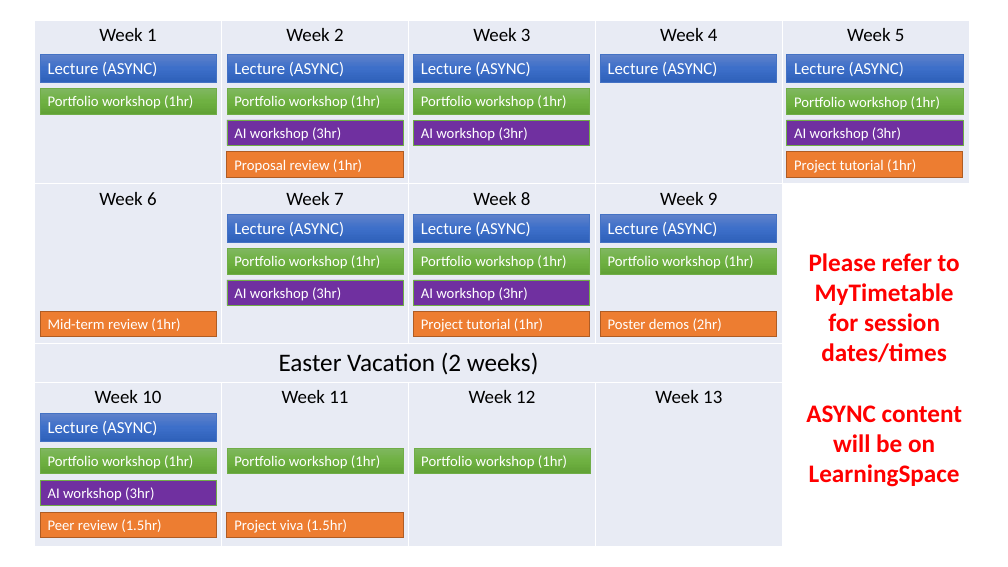
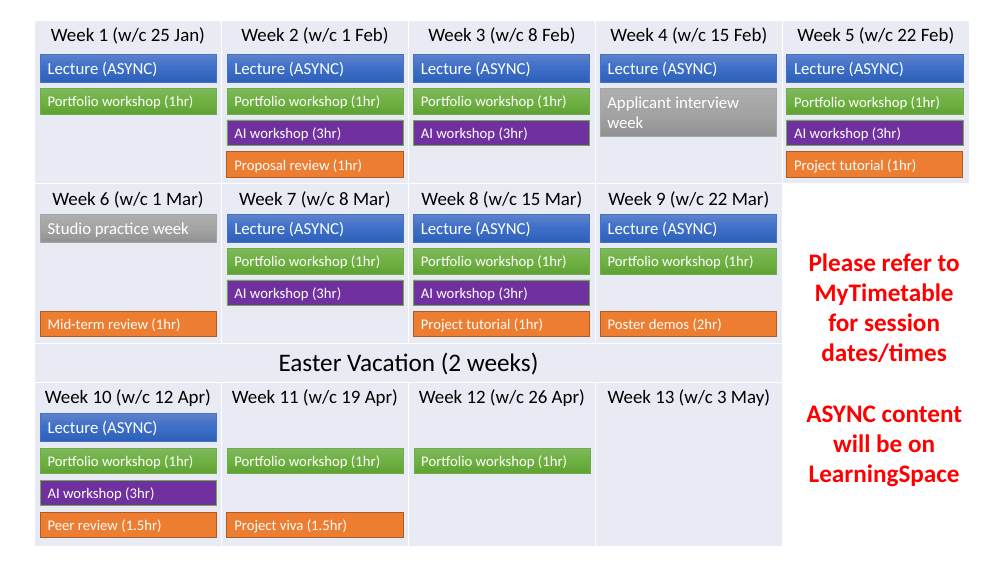
Before and after one commit to Falmouth-Games-Academy/bsc-course-materials, a slide deck: slide 5 of COMP250/01/induction.pptx. Drawn at 1008x567 pixels with LibreOffice and Linux fonts; fonts in the diff are those of the drawing. Boxes give left, top, right and bottom in pixels: in the first picture for what was removed or moved away, otherwise in the second. Text is boxed around its words. In the diff, an @@ line names an element or a change of style, - is before the commit and + after.

```diff
--- a/COMP250/01/induction.pptx
+++ b/COMP250/01/induction.pptx
@@ table at (35,20,969,547) @@
-row 1: Week 1 | Week 2 | Week 3 | Week 4 | Week 5
+row 1: Week 1 (w/c 25 Jan) | Week 2 (w/c 1 Feb) | Week 3 (w/c 8 Feb) | Week 4 (w/c 15 Feb) | Week 5 (w/c 22 Feb)
-row 2: Week 6 | Week 7 | Week 8 | Week 9 | 
+row 2: Week 6 (w/c 1 Mar) | Week 7 (w/c 8 Mar) | Week 8 (w/c 15 Mar) | Week 9 (w/c 22 Mar) | 
-row 4: Week 10 | Week 11 | Week 12 | Week 13 | 
+row 4: Week 10 (w/c 12 Apr) | Week 11 (w/c 19 Apr) | Week 12 (w/c 26 Apr) | Week 13 (w/c 3 May) | 
@@ rectangle added at (600,88,776,137), fill gradient #AFAFAF to #A5A5A5 to #939393, outline #A5A5A5 0.5 pt, 16 pt, text #FFFFFF @@
+Applicant interview week
@@ rectangle added at (40,214,216,242), fill gradient #AFAFAF to #A5A5A5 to #939393, outline #A5A5A5 0.5 pt, 16 pt, text #FFFFFF @@
+Studio practice week
```
Also in this commit, not shown: 1 other slide changed.
